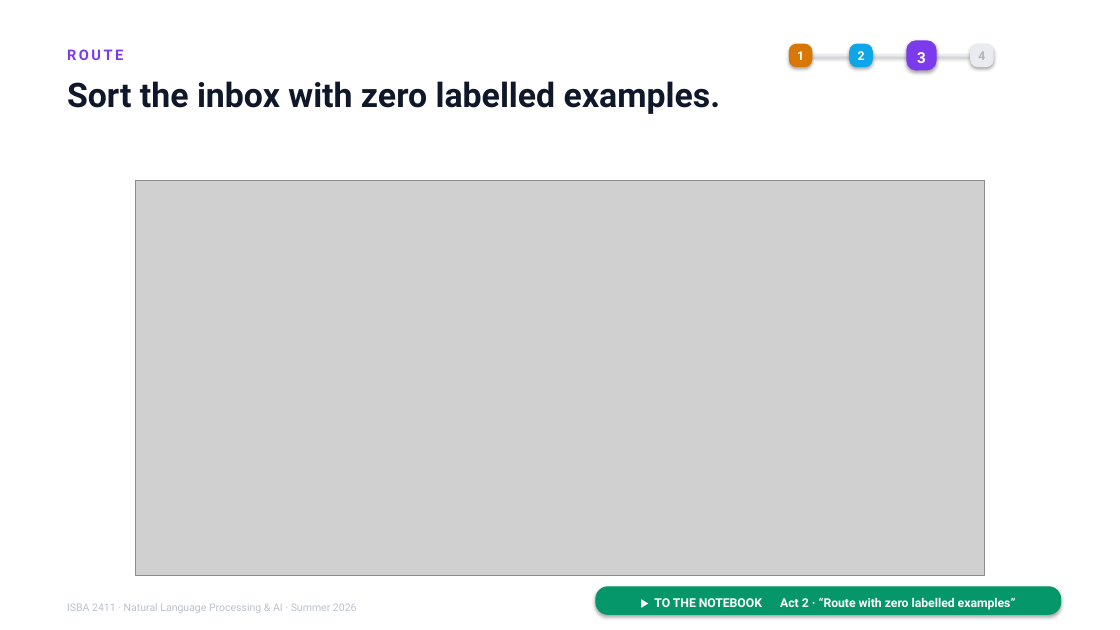
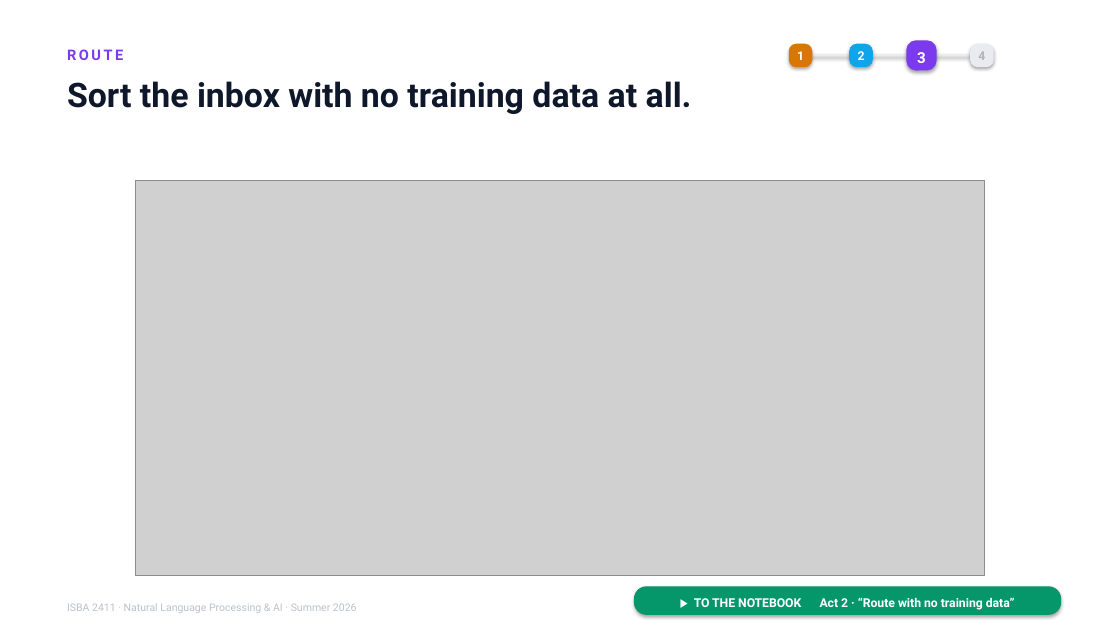
Before and after one commit to JulesMalin/isba2411-nlp, a slide deck: slide 15 of Week 7/L13_Support_Copilot.pptx. Drawn at 1120x630 pixels with LibreOffice and Linux fonts; fonts in the diff are those of the drawing; grey boxes stand for pictures. Boxes give left, top, right and bottom in pixels: in the first picture for what was removed or moved away, otherwise in the second. Text is boxed around its words. In the diff, an @@ line names an element or a change of style, - is before the commit and + after.

```diff
--- a/Week 7/L13_Support_Copilot.pptx
+++ b/Week 7/L13_Support_Copilot.pptx
@@ text at (67, 81, 692, 114): text changed @@
-Sort the inbox with zero labelled examples.
+Sort the inbox with no training data at all.
@@ rounded rectangle: place and size @@
-rounded rectangle at (596, 586, 1062, 615)
+rounded rectangle at (634, 586, 1062, 615)
@@ text at (694, 597, 1015, 610): text changed @@
-▶ TO THE NOTEBOOK Act 2 · “Route with zero labelled examples”
+▶ TO THE NOTEBOOK Act 2 · “Route with no training data”
```
Also in this commit, not shown: 5 other slides changed.
